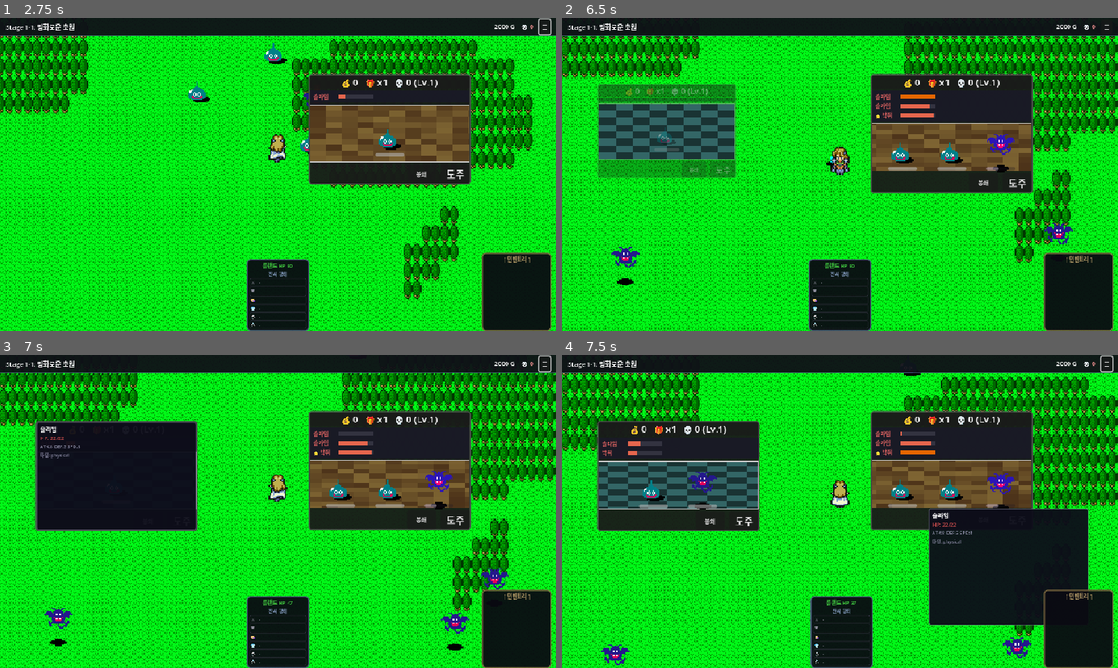
Above: before the commit, frames 1-4 (two rows, left to right).
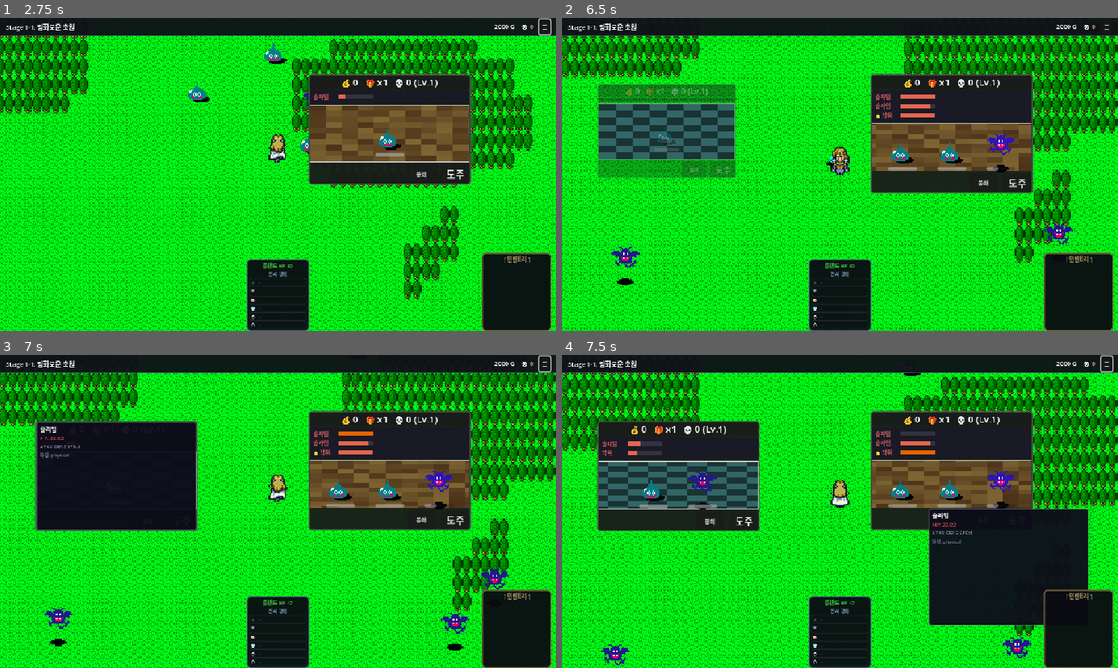
Above: after the commit, the same moments.

Repository: limmmmmmn/Appears-Appears
Game: Godot game, scene res://scenes/main/Main.tscn
The game is run twice, just before and just after one commit, with the same random seed, the same clock (stepped at 60 frames per second) and the same inputs.
Inputs (mouse positions are in pixels of both pictures, inside the frame that each line leads up to):
- Up to frame 1 (2.75 s): click "새 게임" at 0.5 s; click "☰" at 1.25 s; tap Enter at 2, 2.1 s; move the mouse to (250, 237) at 2.02 s; hold Up (ui_up) from 2.03 s (still down); click (250, 237) at 2.17 s
- Up to frame 2 (6.5 s): release Up (ui_up) at 2.75 s; drag from (951, 130) to (840, 52) at 2.77 s; move the mouse to (673, 127) at 3.52 s; hold Left (ui_left) 3.53-4.25 s; tap Enter at 3.6, 5.1 s; click (673, 127) at 3.67 s; drag from (867, 174) to (901, 58) at 4.27 s; move the mouse to (756, 96) at 5.02 s; hold Down (ui_down) 5.03-5.75 s; click (756, 96) at 5.17 s; drag from (962, 158) to (828, 130) at 5.77 s
- Up to frame 3 (7 s): move the mouse to (105, 467) at 6.52 s; hold Up (ui_up) from 6.53 s (still down); tap Enter at 6.6 s; click (105, 467) at 6.67 s
- Up to frame 4 (7.5 s): release Up (ui_up) at 7.25 s; drag from (895, 442) to (1051, 599) at 7.27 s

Frame 1 is identical in both runs. In frame 2, less than 0.1% of the frame differs, in the area x 60-68%, y 24-32%; in frame 3, less than 0.1%; in frame 4, 0.6%, in the area x 44-82%, y 24-100%.

Commit message:
전투창에 마우스 올리면 해당 전투창만 ATB 일시정지
- _is_hover_paused 플래그 추가 (atb_paused와 독립 동작)
- mouse_entered/mouse_exited 시그널로 호버 감지
- 다른 전투창은 영향 없이 계속 진행

https://claude.ai/code/session_01Ns7cN995J31fYEnLWUuFzS

Diff:
--- a/scripts/battle/BattleWindow.gd
+++ b/scripts/battle/BattleWindow.gd
@@ -31,6 +31,7 @@
 var is_processing_action: bool = false
 var action_delay_timer: float = 0.0
 var atb_paused: bool = false  # ATBManager에서 일시정지 제어
+var _is_hover_paused: bool = false  # 마우스 호버 시 일시정지
 const ATB_FILL_RATE: float = 30.0  # 기본 ATB 충전 속도
 const ATB_MAX: float = 100.0  # ATB 최대값
 const ACTION_DELAY: float = 0.3  # 액션 후 딜레이
@@ -153,6 +154,10 @@
 
 	# 마우스 GUI 입력 연결
 	gui_input.connect(_on_gui_input)
+
+	# 마우스 호버 시 전투 일시정지
+	mouse_entered.connect(_on_window_mouse_entered)
+	mouse_exited.connect(_on_window_mouse_exited)
 
 	# 배경 셰이더 설정
 	_setup_background_shader()
@@ -494,7 +499,7 @@
 #region ATB 시스템
 func _update_atb_system(delta: float) -> void:
 	## ATB 게이지 충전 및 액션 처리 (적만 처리, 영웅은 ATBManager에서 중앙 관리)
-	if is_processing_action or atb_paused:
+	if is_processing_action or atb_paused or _is_hover_paused:
 		return
 
 	# 액션 딜레이 처리
@@ -2182,6 +2187,16 @@
 
 
 #region 마우스 인터랙션
+func _on_window_mouse_entered() -> void:
+	## 마우스가 전투창에 올라오면 이 전투창만 일시정지
+	_is_hover_paused = true
+
+
+func _on_window_mouse_exited() -> void:
+	## 마우스가 전투창에서 벗어나면 재개
+	_is_hover_paused = false
+
+
 func _on_gui_input(event: InputEvent) -> void:
 	## 마우스 드래그로 전투창 이동
 	if event is InputEventMouseButton:
